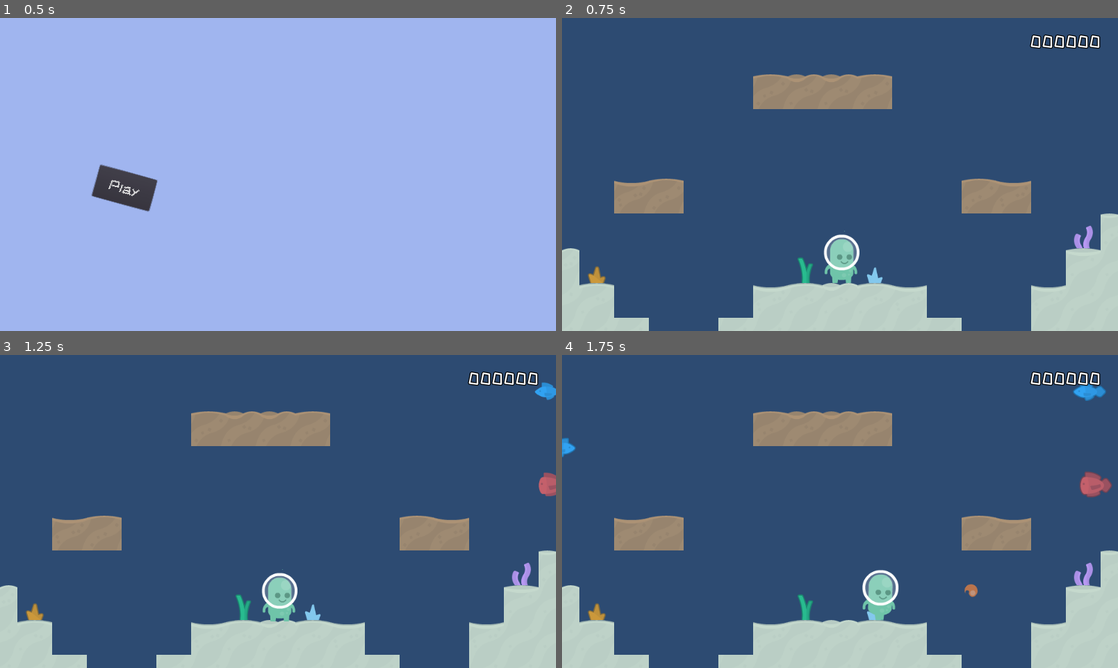
Above: before the commit, frames 1-4 (two rows, left to right).
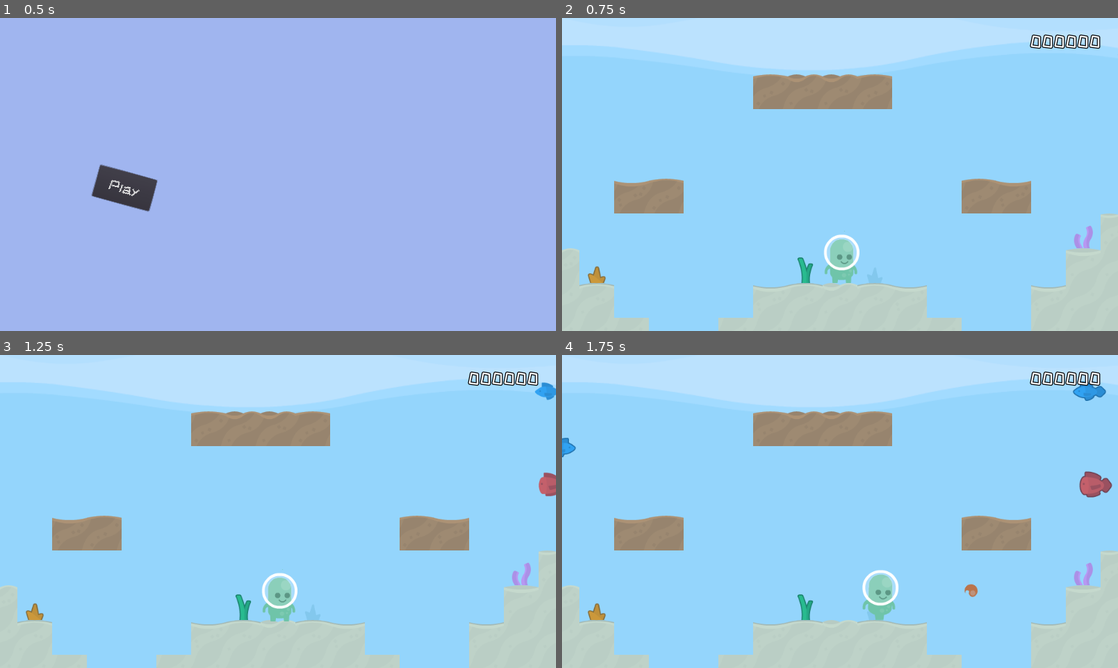
Above: after the commit, the same moments.

Repository: cpvanlue/dive-bug
Game: Godot game, scene res://MainMenu/MainMenu.tscn
The game is run twice, just before and just after one commit, with the same random seed, the same clock (stepped at 60 frames per second) and the same inputs.
Inputs:
- Up to frame 1 (0.5 s): no input
- Up to frame 2 (0.75 s): click "Play" at 0.5 s
- Up to frame 3 (1.25 s): no input
- Up to frame 4 (1.75 s): tap Enter (shoot) at 1.25, 1.35 s; hold D (right) from 1.28 s (still down)

Frame 1 is identical in both runs. In frame 2, 83% of the frame differs, in the area x 0-100%, y 0-100%; in frame 3, 82%; in frame 4, 82%.

Commit message:
Add background and parallax scrolling to Level

Diff:
--- a/Level/Level.tscn
+++ b/Level/Level.tscn
@@ -1,8 +1,9 @@
-[gd_scene load_steps=49 format=2]
+[gd_scene load_steps=50 format=2]
 
 [ext_resource path="res://Common/fishTilesheet.png" type="Texture" id=1]
 [ext_resource path="res://Player/Player.tscn" type="PackedScene" id=2]
 [ext_resource path="res://Level/Level.gd" type="Script" id=3]
+[ext_resource path="res://Level/backgroundEmpty.png" type="Texture" id=4]
 [ext_resource path="res://HUD/HUD.tscn" type="PackedScene" id=5]
 
 [sub_resource type="ConvexPolygonShape2D" id=1]
@@ -1441,14 +1442,16 @@
 [node name="Level" type="Node2D"]
 script = ExtResource( 3 )
 
-[node name="BackgroundColor" type="ColorRect" parent="."]
-margin_left = -180.0
-margin_right = 1920.0
-margin_bottom = 720.0
-color = Color( 0.196078, 0.207843, 0.278431, 1 )
-__meta__ = {
-"_edit_use_anchors_": false
-}
+[node name="ParallaxBackground" type="ParallaxBackground" parent="."]
+layer = -1
+
+[node name="ParallaxLayer" type="ParallaxLayer" parent="ParallaxBackground"]
+position = Vector2( 450, -100 )
+scale = Vector2( 1.5, 1.5 )
+motion_scale = Vector2( 0.5, 1 )
+
+[node name="Sprite" type="Sprite" parent="ParallaxBackground/ParallaxLayer"]
+texture = ExtResource( 4 )
 
 [node name="TileMap" type="TileMap" parent="."]
 tile_set = SubResource( 41 )
Binary file added: Level/backgroundEmpty.png
Not shown, changed: README.md
